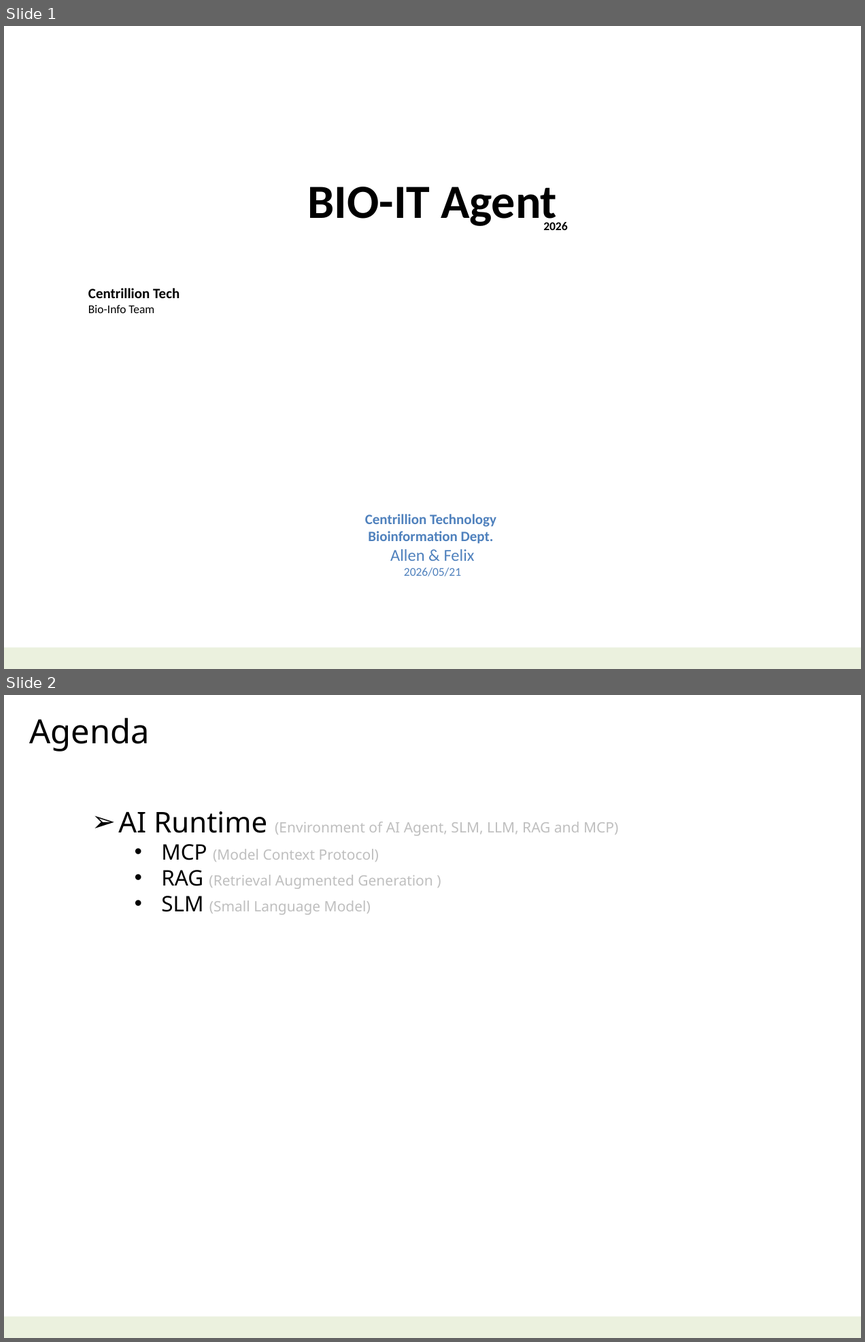
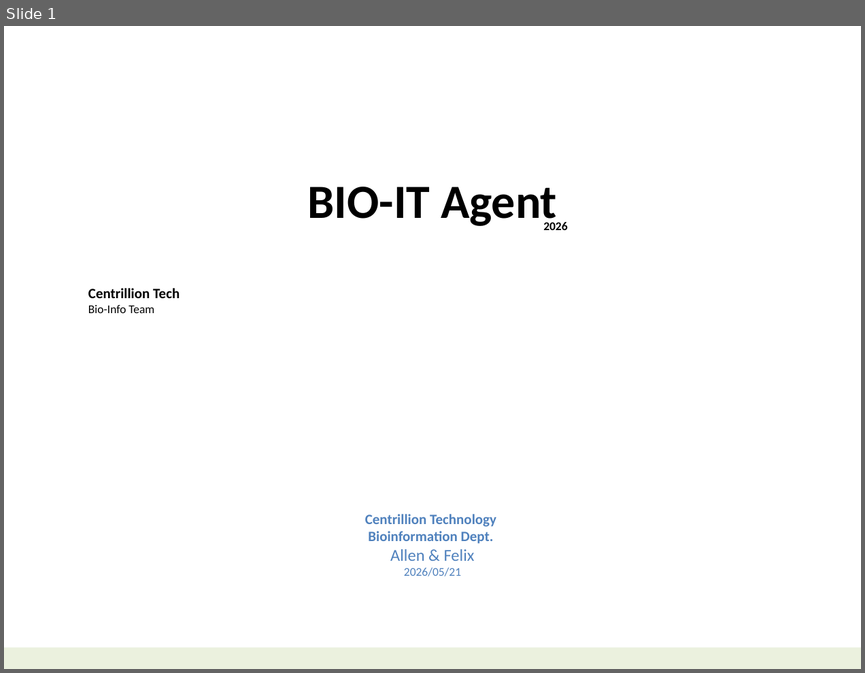
Before and after one commit to navibator/crazy-ai, a slide deck: bio-it-agent.pptx. Shown one above the other, each under a label of ours: slides 1 and 2 before the commit, slide 1 after it. The pictures are 865x1342 and 865x673 pixels, drawn with LibreOffice and Linux fonts; fonts in the diff are those of the drawing. Boxes give left, top, right and bottom in pixels: in the first picture for what was removed or moved away, otherwise in the second. Text is boxed around its words. In the diff, an @@ line names an element or a change of style, - is before the commit and + after.

```diff
--- a/bio-it-agent.pptx
+++ b/bio-it-agent.pptx
@@ slide 2 removed at (4, 695, 861, 1338), background #FFFFFF; not listed: 1 template element that a slide beside it also shows @@
@@ text removed at (29, 717, 150, 751) @@
-Agenda
@@ text removed at (118, 811, 618, 915) @@
-➢ AI Runtime (Environment of AI Agent, SLM, LLM, RAG and MCP)
-  • MCP (Model Context Protocol)
-  • RAG (Retrieval Augmented Generation )
-  • SLM (Small Language Model)
```
Also in this commit, not shown: 2 slides changed, 1 slide added.
